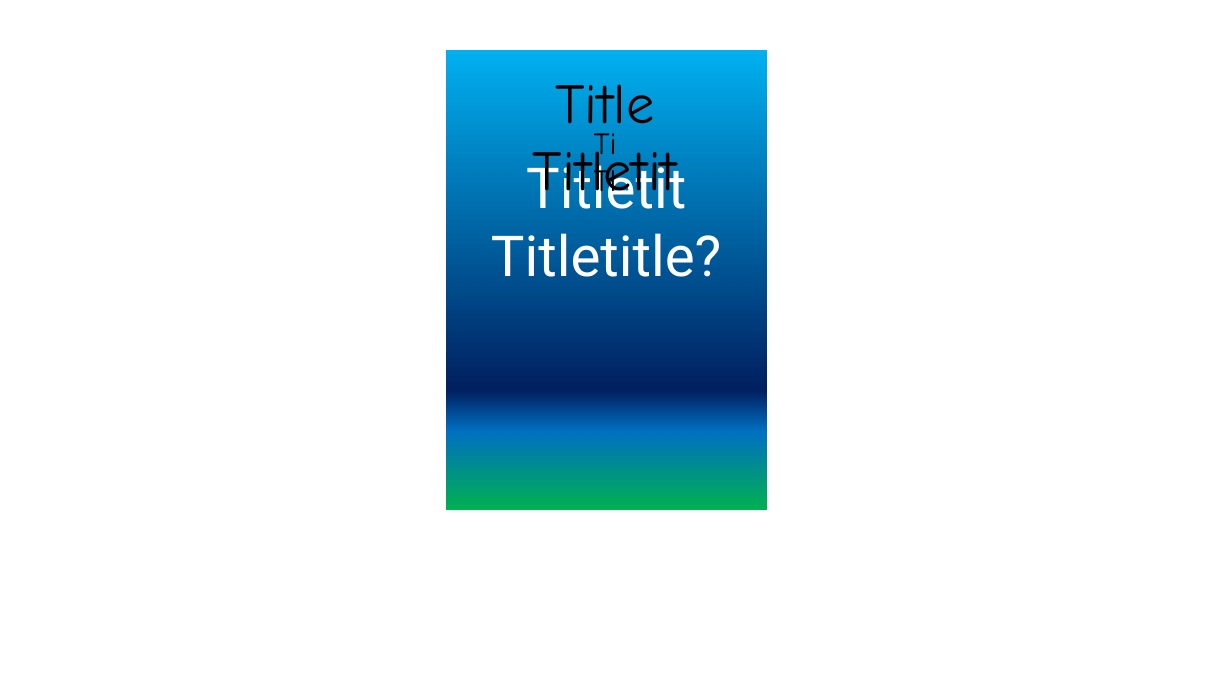
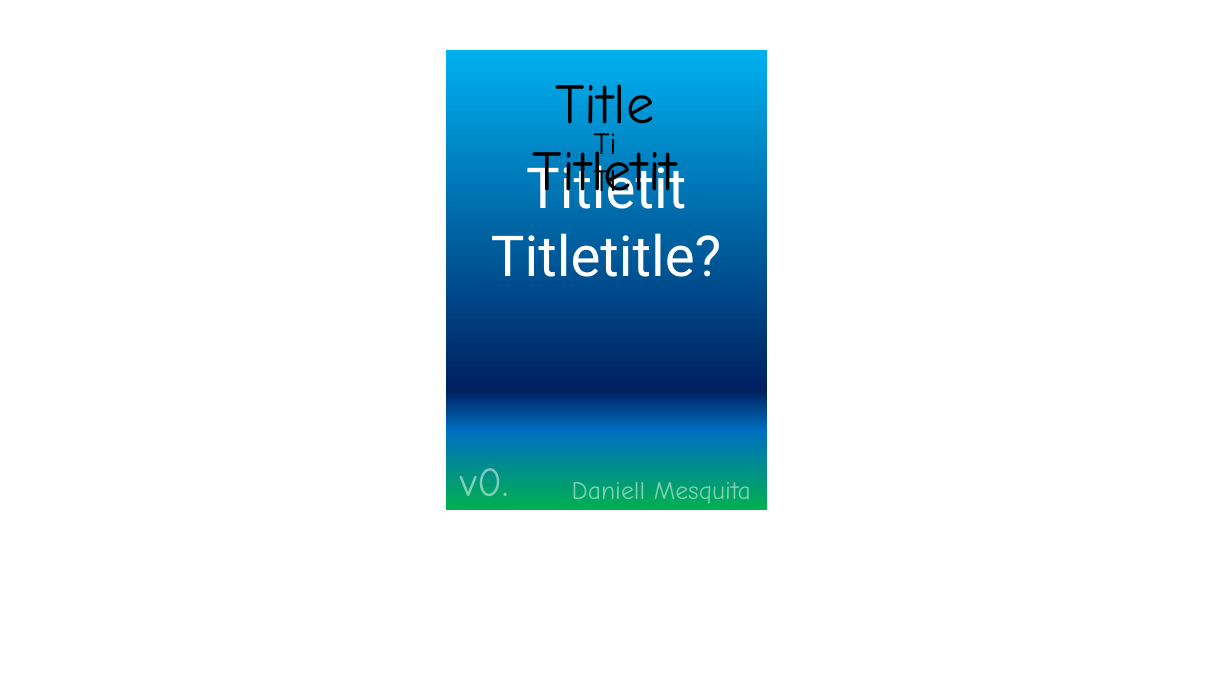
Before and after one commit to DaniellMesquita/Do-you-still-need-a-Third-Testament, a slide deck: slide 1 of Presentation.pptx. Drawn at 1232x693 pixels with LibreOffice and Linux fonts; fonts in the diff are those of the drawing. Boxes give left, top, right and bottom in pixels: in the first picture for what was removed or moved away, otherwise in the second. Text is boxed around its words. In the diff, an @@ line names an element or a change of style, - is before the commit and + after.

```diff
--- a/Presentation.pptx
+++ b/Presentation.pptx
@@ text added at bbox=[460, 468, 508, 510], 32 pt, text #FFFFFF at 50% opacity @@
+v0.1
@@ text added at bbox=[572, 482, 751, 504], 20 pt, text #FFFFFF at 50% opacity @@
+Daniell Mesquita
```
Also in this commit, not shown: 1 other file.
